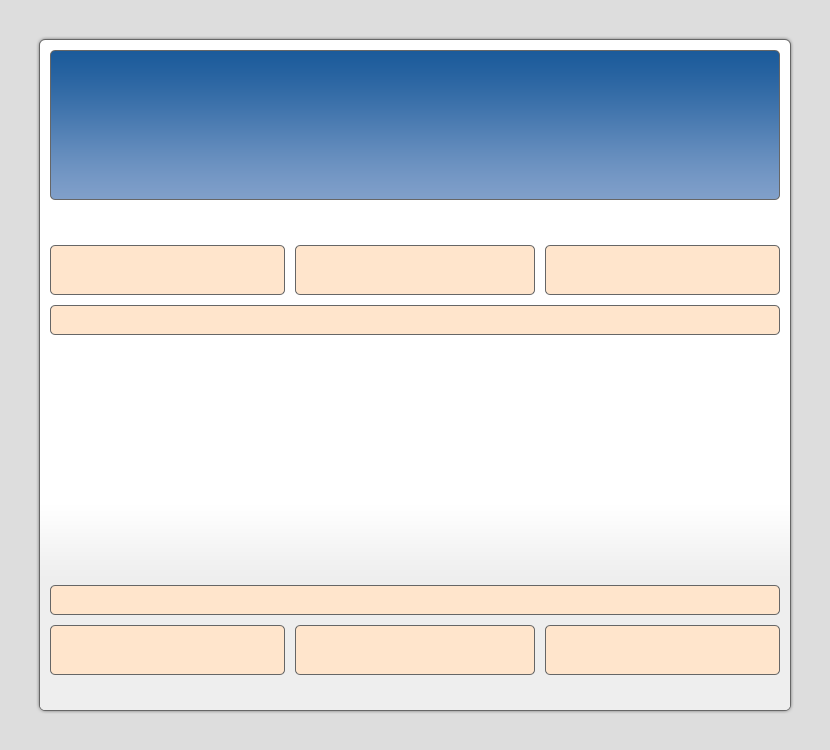
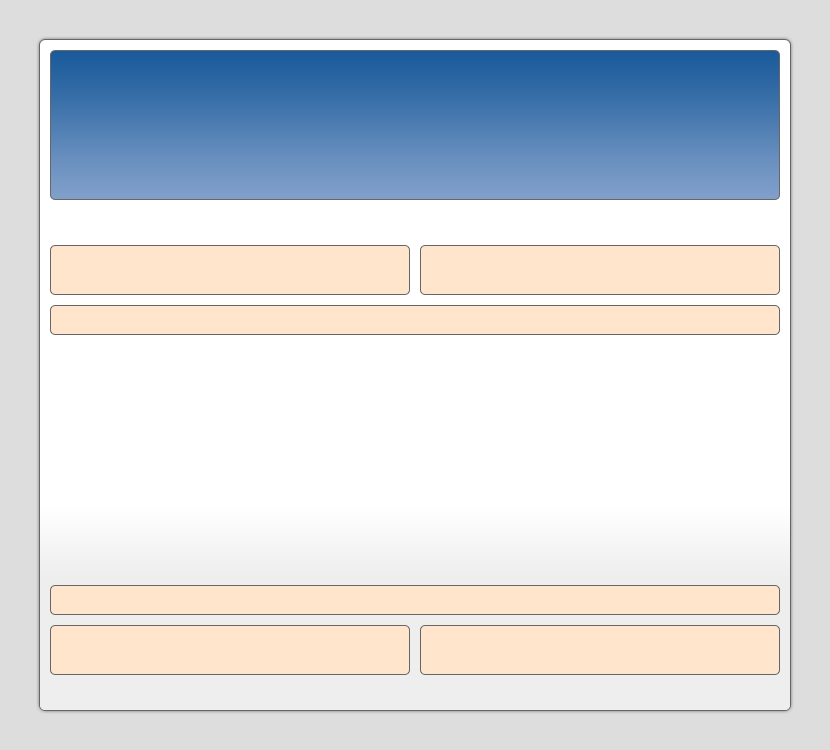
Layer changes from the first 830px x 750px image to the second:
painted on "header / footer widgets" over [280, 245, 550, 675]
